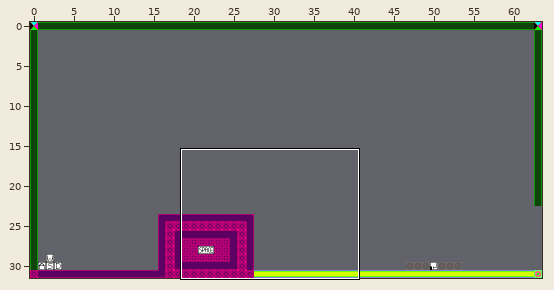
An edit to a level. Tiled map, lvl1.tmx. The first picture is a wide view before the edit; the outline marks the close-up.
Close-up. As it was:
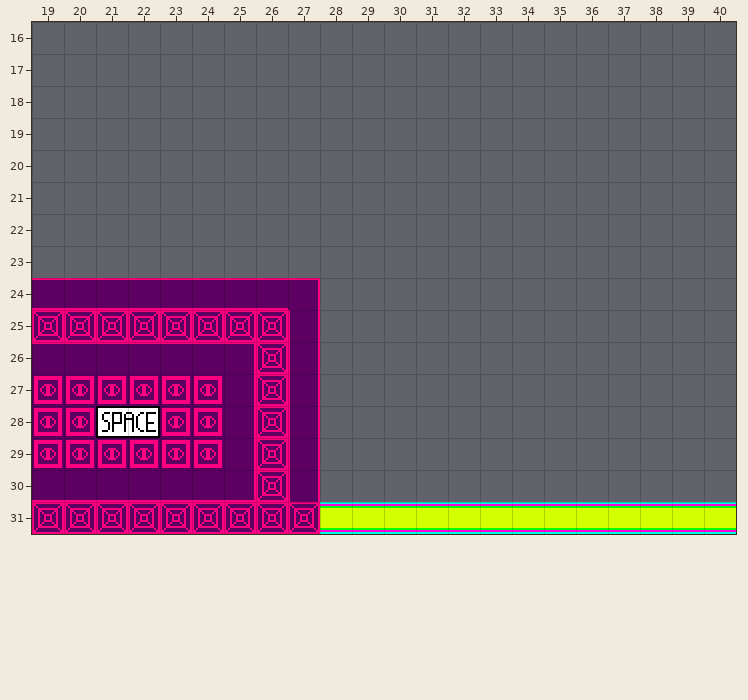
Cells are 16x16 px. Shown: x 19..40, y 16..31. The commit also changed other parts of the map, which this record leaves out.
After the commit:
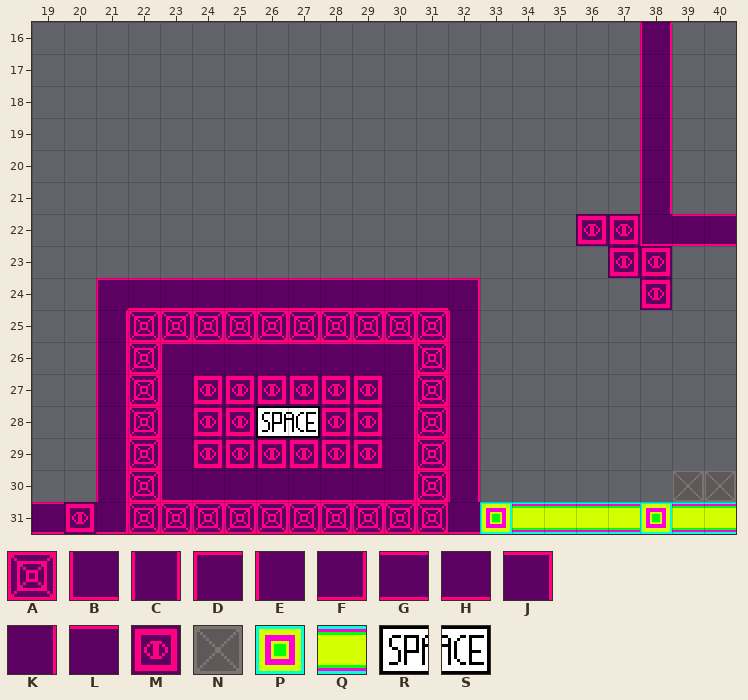
Key: from "Tiles": A 0, B 3, C 5, D 6, E 7, F 9, G 10, H 11, J 12, K 13, L 14, M 15, N 100, P 150, Q 160, R 404, S 405.
_ is an empty cell.
Tiles of an added or newly shown layer are drawn over the layers below it.
Difference:
Layer "Tile Layer 1":
The edit turns tile C into tile A in row 25 at x 27.
The edit turns tile H into tile A in row 30 at x 22.
The edit turns tile L into tile A in row 26 at x 22.
The edit turns tile M into tile A in row 27 at x 22; in row 29 at x 22.
The edit turns tile Q into tile A in row 31 at x 28 to 31.
The edit turns tile S into tile A in row 28 at x 22.
There is now tile A in row 25 at x 28 to 31; in rows 26 to 30 at x 31.
The edit turns tile H into tile B in row 30 at x 23.
There is now tile B in row 22 at x 38.
The edit turns tile A into tile C in row 25 at x 21.
The edit turns tile H into tile C in row 30 at x 21.
The edit turns tile L into tile C in row 26 at x 21.
The edit turns tile M into tile C in row 27 at x 21; in row 29 at x 21.
The edit turns tile R into tile C in row 28 at x 21.
There is now tile C in rows 16 to 21 at x 38; in rows 25 to 30 at x 32.
The edit turns tile G into tile D in row 24 at x 21.
The edit turns tile L into tile D in row 26 at x 23.
The edit turns tile M into tile E in rows 27 to 29 at x 23.
The edit turns tile A into tile F in row 31 at x 21.
There is now tile F in row 30 at x 30.
The edit turns tile A into tile G in row 31 at x 19.
The edit turns tile J into tile G in row 24 at x 27.
There is now tile G in row 22 at x 39 to 40; in row 24 at x 28 to 31.
The edit turns tile A into tile H in row 30 at x 26.
The edit turns tile C into tile H in row 30 at x 27.
The edit turns tile F into tile H in row 30 at x 25.
The edit turns tile Q into tile H in row 31 at x 32.
There is now tile H in row 30 at x 28 to 29.
There is now tile J in row 24 at x 32; in row 26 at x 30.
There is now tile K in rows 27 to 29 at x 30.
The edit turns tile A into tile L in row 26 at x 26.
The edit turns tile C into tile L in row 26 at x 27.
The edit turns tile J into tile L in row 26 at x 25.
There is now tile L in row 26 at x 28 to 29.
The edit turns tile A into tile M in row 27 at x 26; in row 29 at x 26; in row 31 at x 20.
The edit turns tile C into tile M in row 27 at x 27; in row 29 at x 27.
The edit turns tile K into tile M in rows 27 to 29 at x 25.
There is now tile M in rows 27 to 29 at x 28 to 29.
There is now tile N in row 30 at x 39 to 40.
The edit turns tile Q into tile P in row 31 at x 33 and 38.
The edit turns tile A into tile R in row 28 at x 26.
The edit turns tile C into tile S in row 28 at x 27.
The edit erases tile A in row 25 at x 19 to 20.
The edit erases tile G in row 24 at x 19 to 20.
The edit erases tile H in row 30 at x 19 to 20.
The edit erases tile L in row 26 at x 19 to 20.
The edit erases tile M in rows 27 to 29 at x 19 to 20.
Layer "cosmetic" (added):
There is now tile M in row 22 at x 36 to 37; in row 23 at x 37 to 38; in row 24 at x 38.
